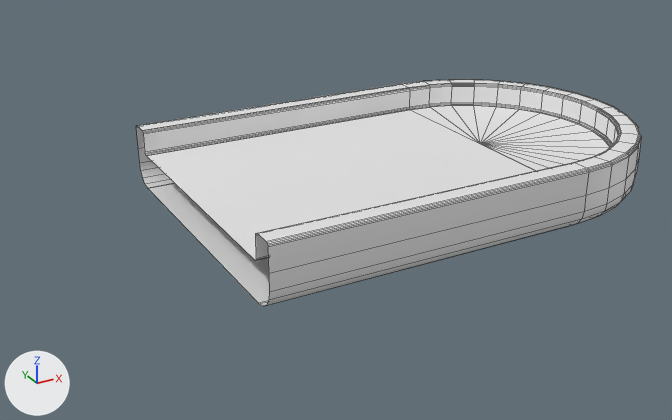
What one commit did to the OBJ model Assets/Meshes/road_end.obj.
Rendered twice from a 50 mm camera at (-1.814, -2.314, 1.036) aimed at (-0.536, 0.01, -0.126). Every picture has the same lights, and +X, +Y and +Z are marked at lower left. Mesh edges are drawn as thin lines. Where no turn or scale is listed for an object, it has been applied to the vertices. Vertices at the same position are counted once.

Before the edit, the objects in view are built like this:
```python
me_straight_001 = bpy.data.meshes.new('Straight.001')
me_straight_001.from_pydata(...)  # 420 vertices, 412 faces, 1 loose edge; spans x -1.0..0.5, y -0.5..0.5, z -0.11..0.08
ob_straight_001 = bpy.data.objects.new('Straight.001', me_straight_001)
ob_straight_001.location = (0.0, 0.0, 0.0)
```
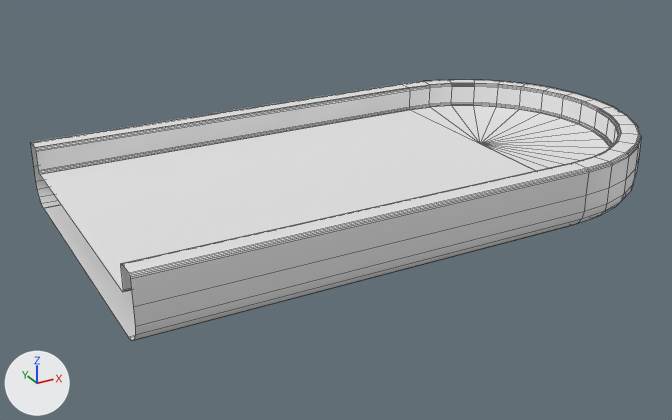
The newer file is also turned or shifted as a whole; pictures and numbers use the older file's frame.

Boxes (x1, y1, x2, y2) around the edits, measured in the pictures (672 x 420 px; the box of a moved part takes in the faces that stretch with it):
'Straight.001', reshaped (21% wider, 15% taller): before (136, 79, 641, 306); after (31, 79, 641, 341)
part 1 of me_straight_001, moved or reshaped: before (136, 87, 523, 306); after (31, 87, 523, 341)

What the commit changed:
me_straight_001 has 420 vertices, 412 faces, 1 loose edge and spans x -1.0..0.5, y -0.5..0.5, z -0.11..0.08.
me_straight_001 is used by ob_straight_001; location (0.0, 0.0, 0.0).
me_straight_001 part 1: all 44 vertices in x -1.0, y -0.5..0.5, z -0.11..0.08 are moved by (-0.33, 0.0, 0.0).
